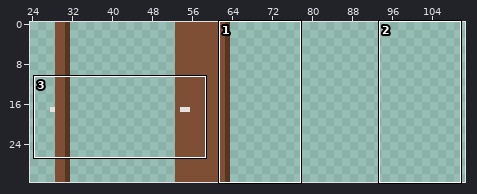
Sprite sheet: Assets/Artwork/Doors.png. Above, an overview of the earlier version with the close-up marked.
Close-up. Earlier state:
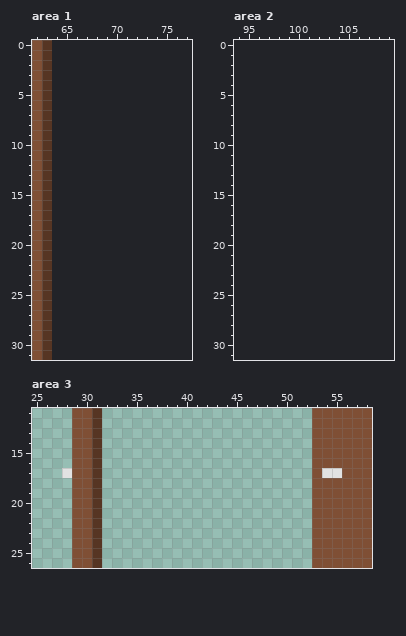
The file is 64x32 pixels. Shown: area 1: x 62..77, y 0..31; area 2: x 94..109, y 0..31; area 3: x 25..58, y 11..26. The old version is drawn lined up with the new one, on the new canvas. The wide view leaves out empty margins.
The result:
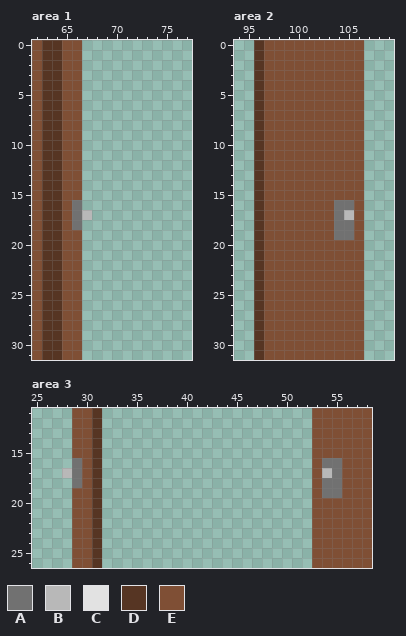
Palette (. is transparent): A #717171  B #b8b8b8  C #e2e2e2  D #563523  E #7f4f35
The edit:
canvas 64x32 -> 128x32
--- area 1
@@ x 62..69 @@
- 0 ED......
- 1 ED......
- 2 ED......
- 3 ED......
- 4 ED......
- 5 ED......
- 6 ED......
- 7 ED......
- 8 ED......
- 9 ED......
-10 ED......
-11 ED......
-12 ED......
-13 ED......
-14 ED......
-15 ED......
-16 ED......
-17 ED......
-18 ED......
-19 ED......
-20 ED......
-21 ED......
-22 ED......
-23 ED......
-24 ED......
-25 ED......
-26 ED......
-27 ED......
-28 ED......
-29 ED......
-30 ED......
-31 ED......
+ 0 EDDEE...
+ 1 EDDEE...
+ 2 EDDEE...
+ 3 EDDEE...
+ 4 EDDEE...
+ 5 EDDEE...
+ 6 EDDEE...
+ 7 EDDEE...
+ 8 EDDEE...
+ 9 EDDEE...
+10 EDDEE...
+11 EDDEE...
+12 EDDEE...
+13 EDDEE...
+14 EDDEE...
+15 EDDEE...
+16 EDDEA...
+17 EDDEAB..
+18 EDDEA...
+19 EDDEE...
+20 EDDEE...
+21 EDDEE...
+22 EDDEE...
+23 EDDEE...
+24 EDDEE...
+25 EDDEE...
+26 EDDEE...
+27 EDDEE...
+28 EDDEE...
+29 EDDEE...
+30 EDDEE...
+31 EDDEE...
--- area 2
@@ x 94..109 @@
- 0 ................
- 1 ................
- 2 ................
- 3 ................
- 4 ................
- 5 ................
- 6 ................
- 7 ................
- 8 ................
- 9 ................
-10 ................
-11 ................
-12 ................
-13 ................
-14 ................
-15 ................
-16 ................
-17 ................
-18 ................
-19 ................
-20 ................
-21 ................
-22 ................
-23 ................
-24 ................
-25 ................
-26 ................
-27 ................
-28 ................
-29 ................
-30 ................
-31 ................
+ 0 ..DEEEEEEEEEE...
+ 1 ..DEEEEEEEEEE...
+ 2 ..DEEEEEEEEEE...
+ 3 ..DEEEEEEEEEE...
+ 4 ..DEEEEEEEEEE...
+ 5 ..DEEEEEEEEEE...
+ 6 ..DEEEEEEEEEE...
+ 7 ..DEEEEEEEEEE...
+ 8 ..DEEEEEEEEEE...
+ 9 ..DEEEEEEEEEE...
+10 ..DEEEEEEEEEE...
+11 ..DEEEEEEEEEE...
+12 ..DEEEEEEEEEE...
+13 ..DEEEEEEEEEE...
+14 ..DEEEEEEEEEE...
+15 ..DEEEEEEEEEE...
+16 ..DEEEEEEEAAE...
+17 ..DEEEEEEEABE...
+18 ..DEEEEEEEAAE...
+19 ..DEEEEEEEAAE...
+20 ..DEEEEEEEEEE...
+21 ..DEEEEEEEEEE...
+22 ..DEEEEEEEEEE...
+23 ..DEEEEEEEEEE...
+24 ..DEEEEEEEEEE...
+25 ..DEEEEEEEEEE...
+26 ..DEEEEEEEEEE...
+27 ..DEEEEEEEEEE...
+28 ..DEEEEEEEEEE...
+29 ..DEEEEEEEEEE...
+30 ..DEEEEEEEEEE...
+31 ..DEEEEEEEEEE...
--- area 3
@@ x 25..58 @@
 15 ....EED.....................EEEEEE
-16 ....EED.....................EEEEEE
-17 ...CEED.....................ECCEEE
-18 ....EED.....................EEEEEE
-19 ....EED.....................EEEEEE
+16 ....AED.....................EAAEEE
+17 ...BAED.....................EBAEEE
+18 ....AED.....................EAAEEE
+19 ....EED.....................EAAEEE
 20 ....EED.....................EEEEEE
